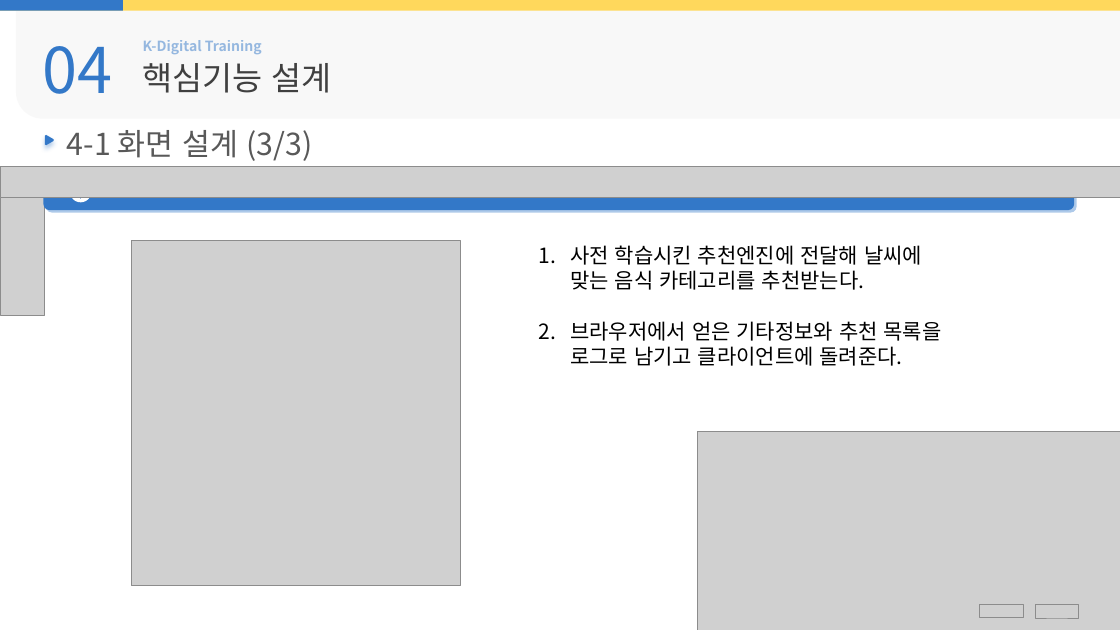
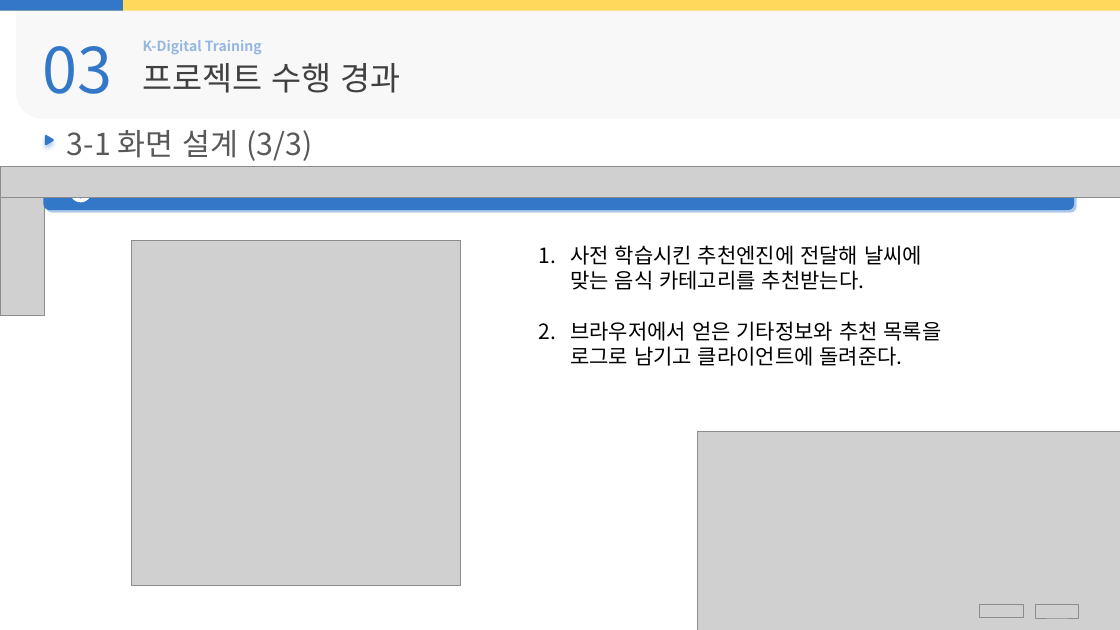
Before and after one commit to Hiddle00/project2_weather, a slide deck: slide 22 of 최종발표/05.D팀_최종발표.pptx (slide 23 before the commit). Drawn at 1120x630 pixels with LibreOffice and Linux fonts; fonts in the diff are those of the drawing; grey boxes stand for pictures; background and template pictures are left out. Boxes give left, top, right and bottom in pixels: in the first picture for what was removed or moved away, otherwise in the second. Text is boxed around its words. In the diff, an @@ line names an element or a change of style, - is before the commit and + after.

```diff
--- a/최종발표/05.D팀_최종발표.pptx
+++ b/최종발표/05.D팀_최종발표.pptx
@@ text at [43,46,113,94]: text changed @@
-04
+03
@@ text at [143,63,401,93]: text changed @@
-핵심기능 설계
+프로젝트 수행 경과
@@ text at [67,130,313,161]: text changed @@
-4-1 화면 설계 (3/3)
+3-1 화면 설계 (3/3)
```
Also in this commit, not shown: 12 other slides changed, 6 slides added.
